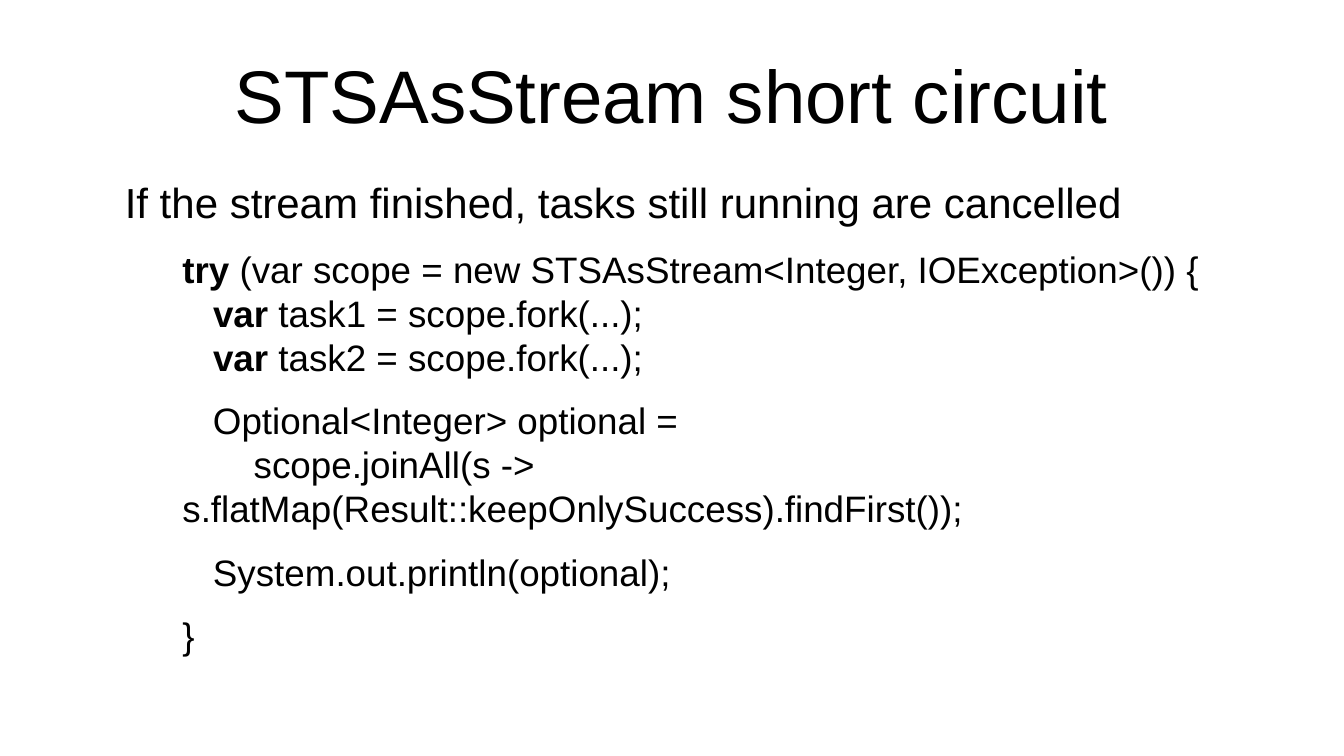
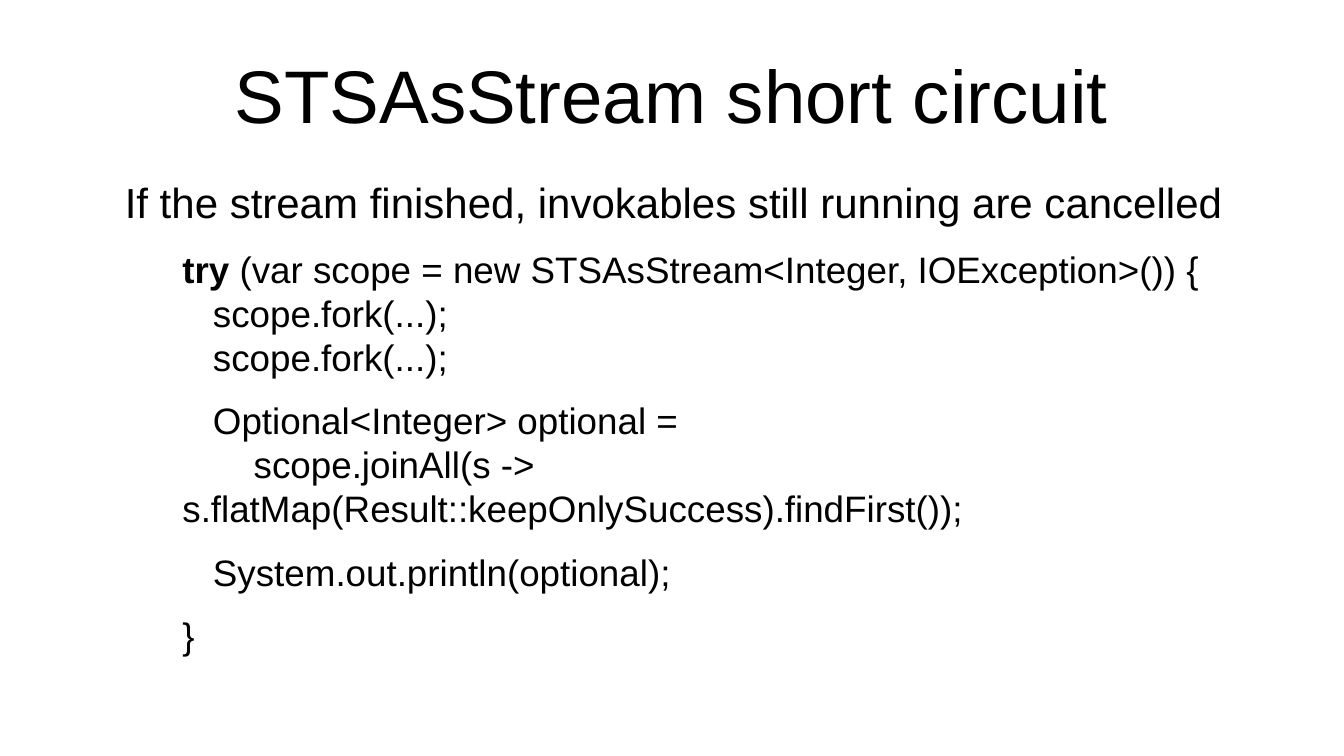
Before and after one commit to forax/loom-fiber, a slide deck: slide 35 of scoop about scopes.odp. Drawn at 1344x756 pixels with LibreOffice and Linux fonts; fonts in the diff are those of the drawing. Boxes give left, top, right and bottom in pixels: in the first picture for what was removed or moved away, otherwise in the second. Text is boxed around its words. In the diff, an @@ line names an element or a change of style, - is before the commit and + after.

```diff
--- a/scoop about scopes.odp
+++ b/scoop about scopes.odp
@@ text at [125, 187, 1221, 378]: text changed @@
-If the stream finished, tasks still running are cancelled
-  try (var scope = new STSAsStream<Integer, IOException>()) {
-  var task1 = scope.fork(...);
-  var task2 = scope.fork(...);
+If the stream finished, invokables still running are cancelled
+  try (var scope = new STSAsStream<Integer, IOException>()) {
+  scope.fork(...);
+  scope.fork(...);
```
Also in this commit, not shown: 4 other slides changed, 1 other file.
